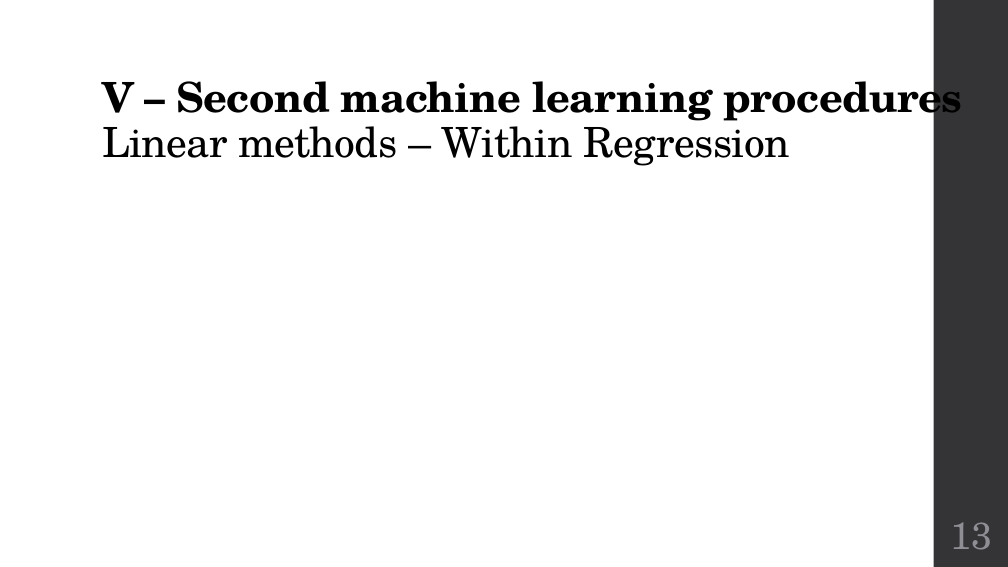
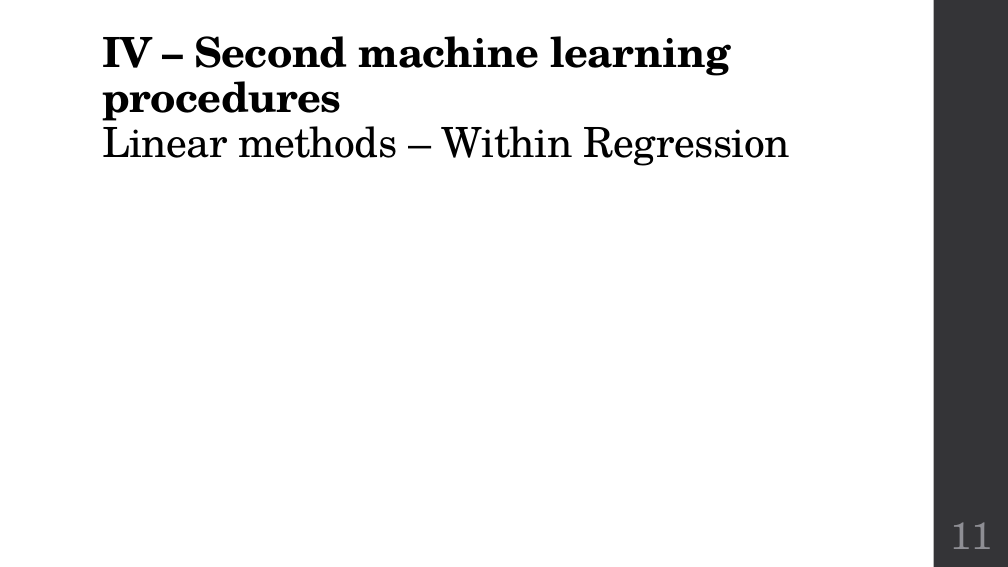
Before and after one commit to jveillon/Projet_Statapp, a slide deck: slide 11 of Soutenance/Soutenance - Présentation.pptx (slide 13 before the commit). Drawn at 1008x567 pixels with LibreOffice and Linux fonts; fonts in the diff are those of the drawing; grey boxes stand for pictures. Boxes give left, top, right and bottom in pixels: in the first picture for what was removed or moved away, otherwise in the second. Text is boxed around its words. In the diff, an @@ line names an element or a change of style, - is before the commit and + after.

```diff
--- a/Soutenance/Soutenance - Présentation.pptx
+++ b/Soutenance/Soutenance - Présentation.pptx
@@ title at bbox=[102, 36, 790, 166]: text changed @@
-V – Second machine learning procedures
-Linear methods – Within Regression
+IV – Second machine learning procedures
+Linear methods – Within Regression
@@ page number at bbox=[950, 522, 992, 549]: text changed @@
-13
+11
```
Also in this commit, not shown: 15 other slides changed, 4 slides added, 5 slides removed, 5 other files.
